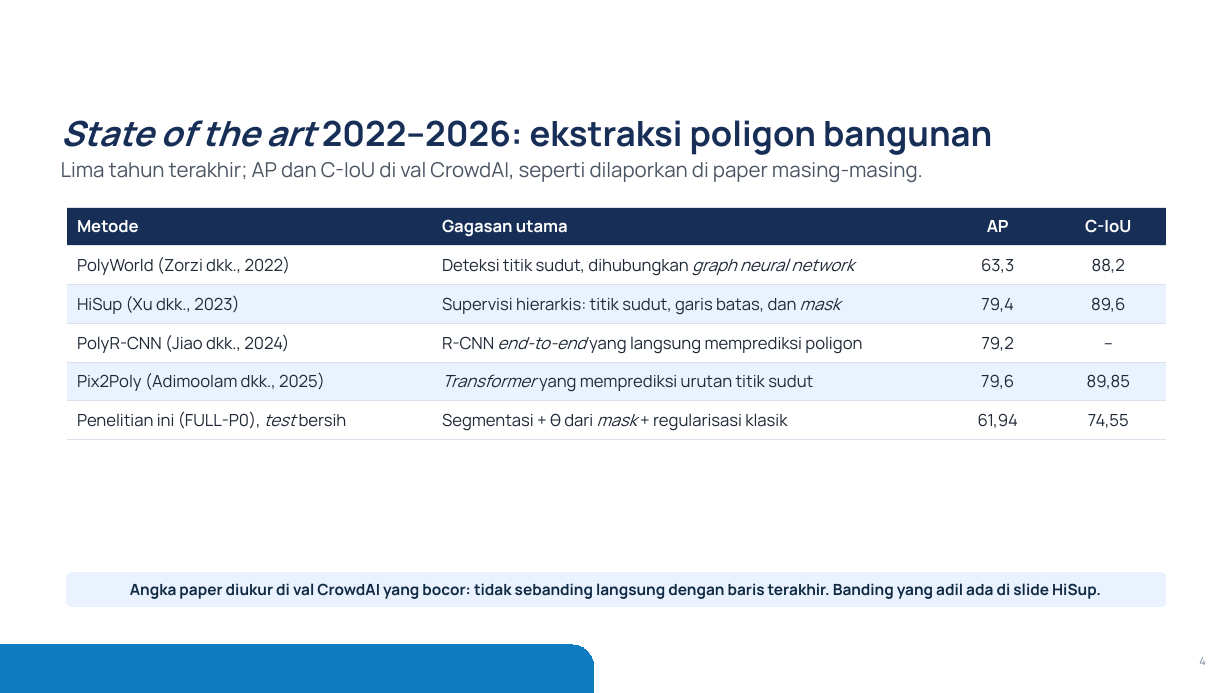
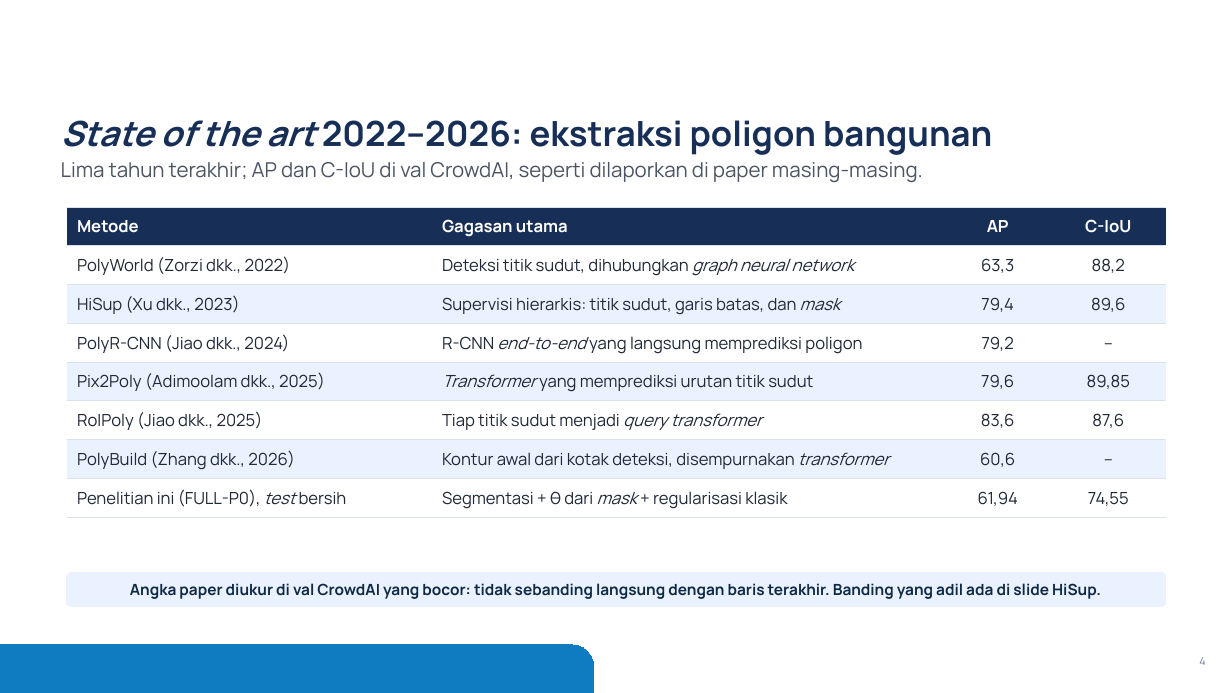
Before and after one commit to mahathirmuh/building-footprint-extraction, a slide deck: slide 4 of slides/densepoly.pptx. Drawn at 1232x693 pixels with LibreOffice and Linux fonts; fonts in the diff are those of the drawing; background and template pictures are left out. Boxes give left, top, right and bottom in pixels: in the first picture for what was removed or moved away, otherwise in the second. Text is boxed around its words. In the diff, an @@ line names an element or a change of style, - is before the commit and + after.

Commit message:
State-of-the-art slide: add RoIPoly (2025) and PolyBuild (2026), with their sources
Both rows are copied from the arXiv papers into configs/paper_numbers.yaml (marked paper_table: false, so the table
of the paper itself keeps its rows) and reach the slide through NReported* numbers.

```diff
--- a/slides/densepoly.pptx
+++ b/slides/densepoly.pptx
@@ table at [67, 207, 1165, 513] @@
+row 6: RoIPoly (Jiao dkk., 2025) | Tiap titik sudut menjadi query transformer | 83,6 | 87,6
+row 7: PolyBuild (Zhang dkk., 2026) | Kontur awal dari kotak deteksi, disempurnakan transformer | 60,6 | –
```
Also in this commit, not shown: 1 other slide changed, 8 other files.
